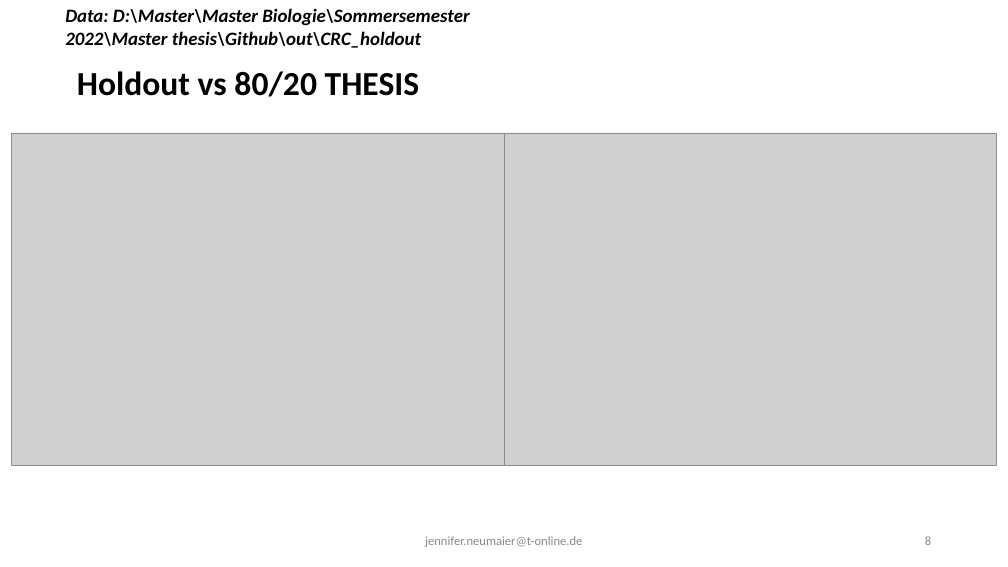
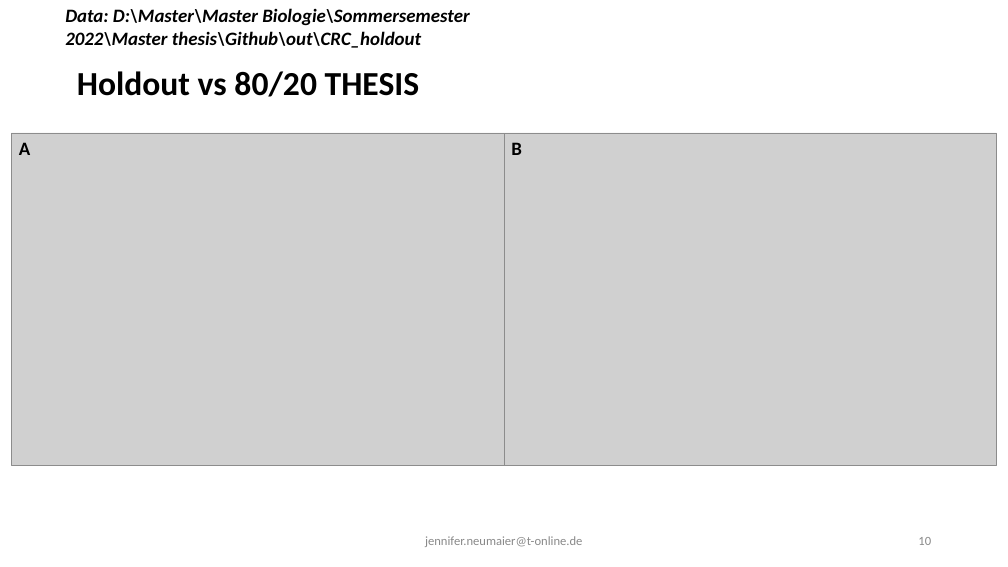
Before and after one commit to JenniferNeumaier/ml_coda, a slide deck: slide 10 of doc/Results for Master Thesis.odp (slide 8 before the commit). Drawn at 1008x567 pixels with LibreOffice and Linux fonts; fonts in the diff are those of the drawing; grey boxes stand for pictures. Boxes give left, top, right and bottom in pixels: in the first picture for what was removed or moved away, otherwise in the second. Text is boxed around its words. In the diff, an @@ line names an element or a change of style, - is before the commit and + after.

```diff
--- a/doc/Results for Master Thesis.odp
+++ b/doc/Results for Master Thesis.odp
@@ text added at box(19, 142, 30, 155), 18 pt, text #000000, bold @@
+A
@@ text added at box(511, 142, 522, 155), 18 pt, text #000000, bold @@
+B
@@ page number at box(918, 537, 931, 545): text changed @@
-8
+10
```
Also in this commit, not shown: 3 other slides changed, 4 slides added, 2 slides removed, 27 other files.
